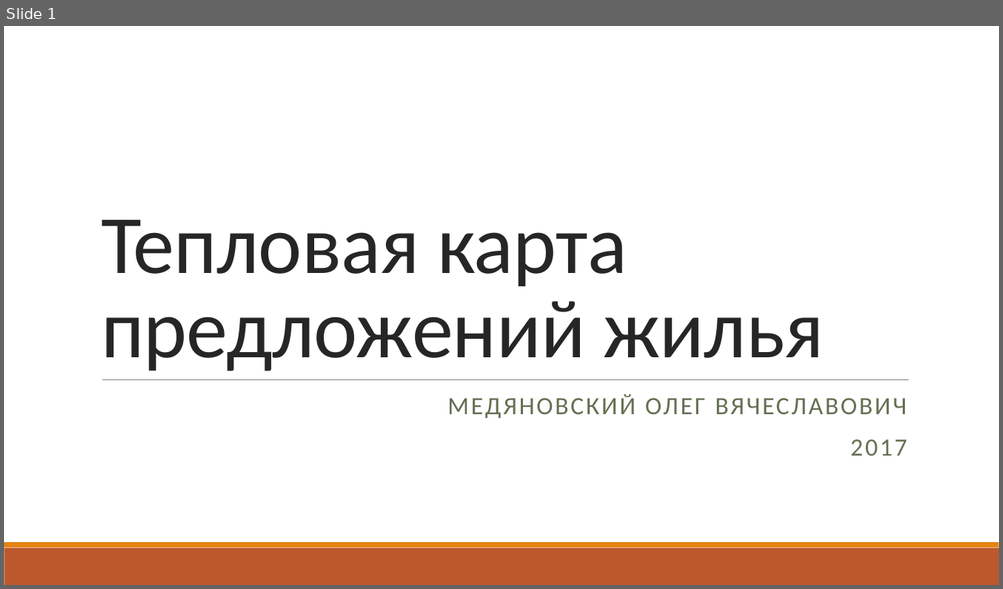
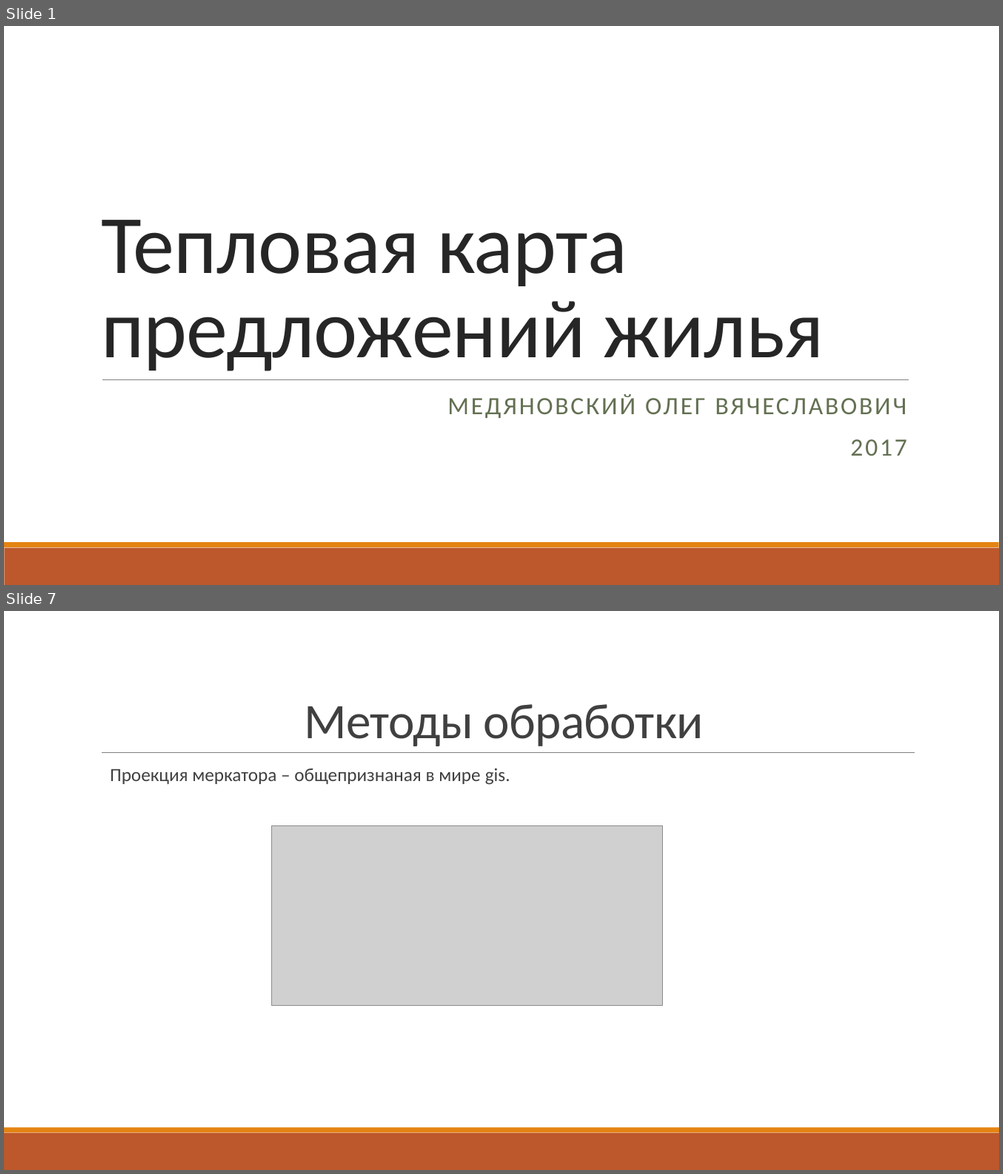
Before and after one commit to Zettroke/PropertyHeatMap, a slide deck: Презентация/Тепловая карта предложений жилья.pptx. Shown one above the other, each under a label of ours: slide 1 before the commit, slides 1 and 7 after it; the slides between them are not shown. The pictures are 1003x589 and 1003x1174 pixels, drawn with LibreOffice and Linux fonts; fonts in the diff are those of the drawing; grey boxes stand for pictures. Boxes give left, top, right and bottom in pixels: in the first picture for what was removed or moved away, otherwise in the second. Text is boxed around its words. In the diff, an @@ line names an element or a change of style, - is before the commit and + after.

```diff
--- a/Презентация/Тепловая карта предложений жилья.pptx
+++ b/Презентация/Тепловая карта предложений жилья.pptx
@@ slide 7 added at (4,611,999,1170), background #FFFFFF; not listed: 2 template elements that a slide beside it also shows @@
@@ title added at (304,704,703,746), 48 pt, text #404040 @@
+Методы обработки
@@ line added from (102, 753) to (915, 753), #808080 0.5 pt @@
@@ text added at (110,768,510,785), 18 pt, text #404040 @@
+  Проекция меркатора – общепризнаная в мире gis.
@@ picture added at (272,826,663,1006) @@
```
Also in this commit, not shown: 2 slides changed, 12 other slides added, 2 slides removed, 8 other files.
